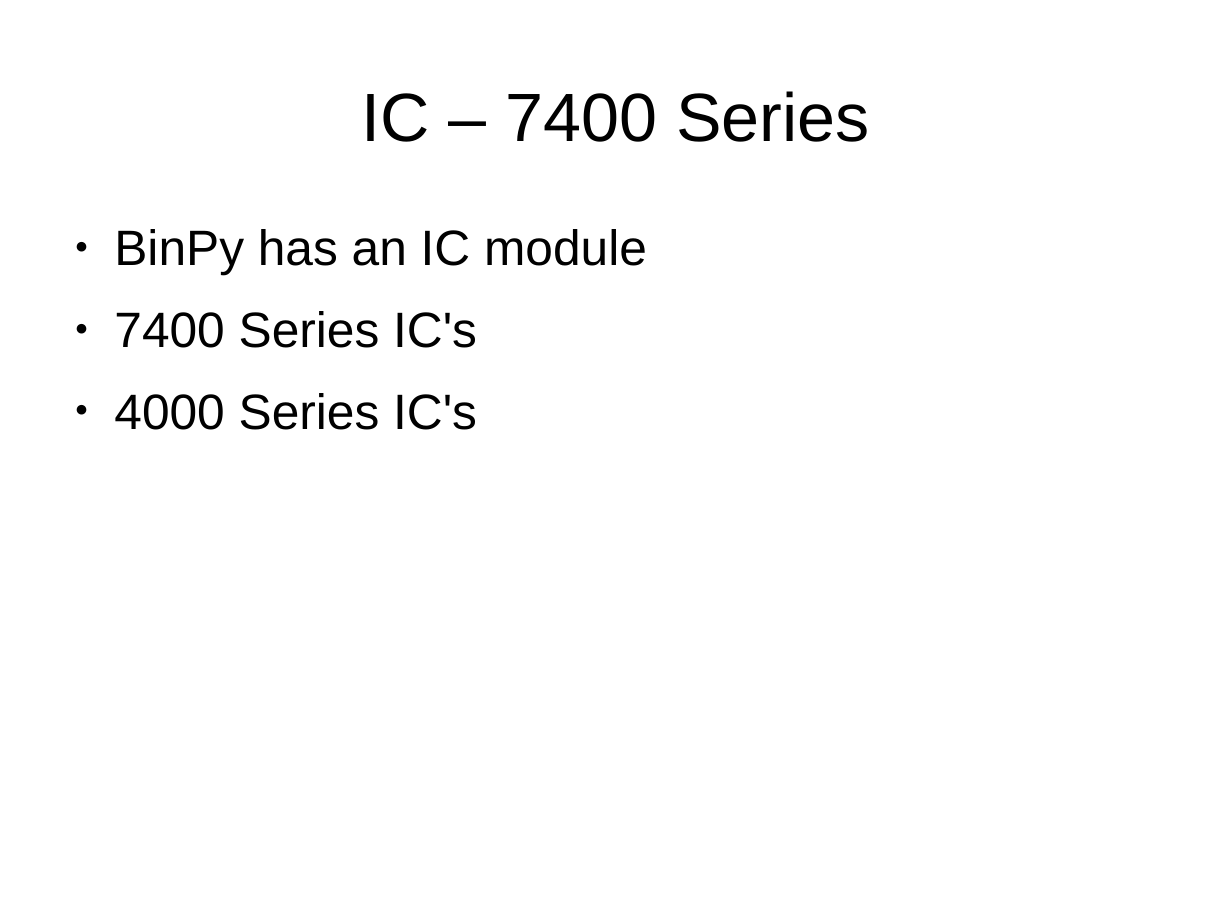
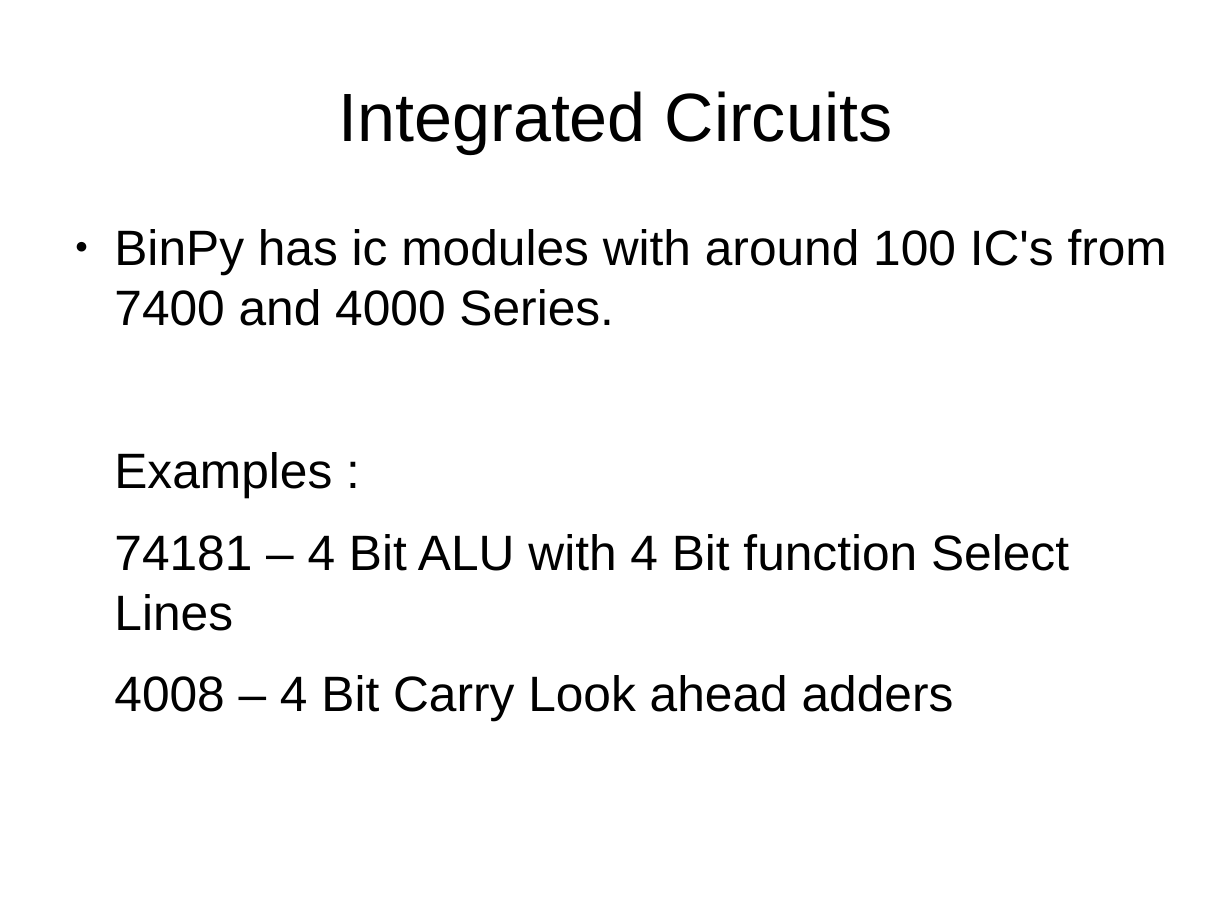
Before and after one commit to BinPy/inpycon-2014, a slide deck: slide 19 of prez.odp (slide 23 before the commit). Drawn at 1232x924 pixels with LibreOffice and Linux fonts; fonts in the diff are those of the drawing. Boxes give left, top, right and bottom in pixels: in the first picture for what was removed or moved away, otherwise in the second. Text is boxed around its words. In the diff, an @@ line names an element or a change of style, - is before the commit and + after.

```diff
--- a/prez.odp
+++ b/prez.odp
@@ title at bbox=[339, 91, 893, 153]: text changed @@
-IC – 7400 Series
+Integrated Circuits
@@ text at bbox=[114, 229, 1167, 721]: text changed @@
-● BinPy has an IC module
-● 7400 Series IC's
-● 4000 Series IC's
+● BinPy has ic modules with around 100 IC's from 7400 and 4000 Series.
+Examples :
+74181 – 4 Bit ALU with 4 Bit function Select Lines
+4008 – 4 Bit Carry Look ahead adders
```
Also in this commit, not shown: 8 other slides changed, 5 slides added, 5 slides removed, 10 other files.
